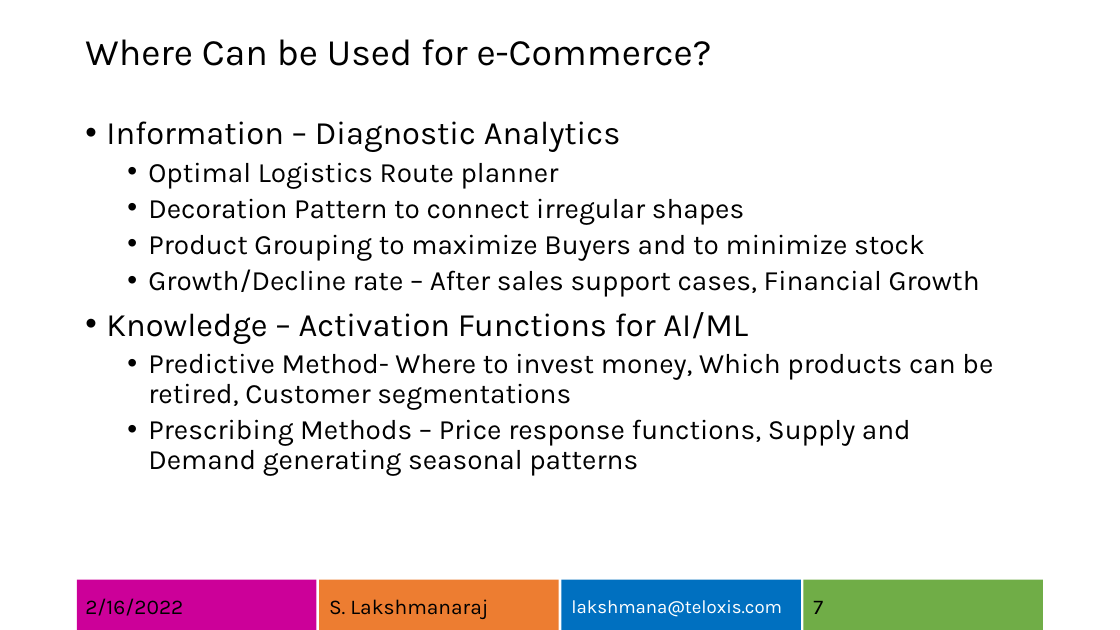
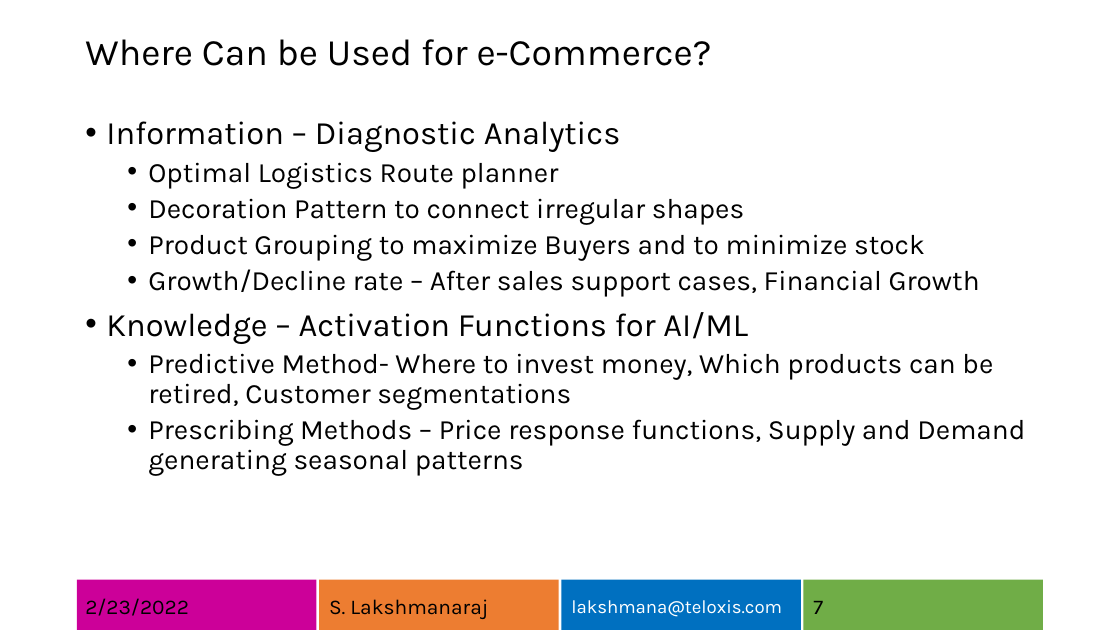
Before and after one commit to lksmangai/DeepLearning, a slide deck: slide 7 of MachineIntelligence.pptx. Drawn at 1120x630 pixels with LibreOffice and Linux fonts; fonts in the diff are those of the drawing. Boxes give left, top, right and bottom in pixels: in the first picture for what was removed or moved away, otherwise in the second. Text is boxed around its words. In the diff, an @@ line names an element or a change of style, - is before the commit and + after.

```diff
--- a/MachineIntelligence.pptx
+++ b/MachineIntelligence.pptx
@@ text "Information – Diagnostic Analytics" rewrapped from (106,121,993,476) to (106,121,1025,476) @@
@@ text at (85,598,189,616): text changed @@
-2/16/2022
+2/23/2022
```
Also in this commit, not shown: 21 other slides changed, 1 other file.
